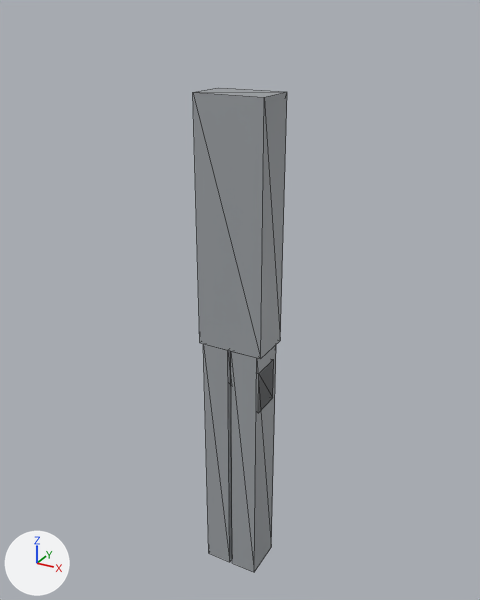
Renders of the glTF model frontend/public/3d/connector-sfp-lc.glb from each side of a commit.
Before and after are seen from a 50 mm camera at (0.0567, -0.1032, 0.0506) aimed at (-0.0013, 0.0023, -0.0022). Arrows for +X, +Y and +Z are at lower left; the lights stay in place. The picture after the commit comes second. Mesh edges are drawn as thin lines. Vertices at exactly the same position are counted once.

Names of what the first picture shows: 'sfp-lc-termination'.
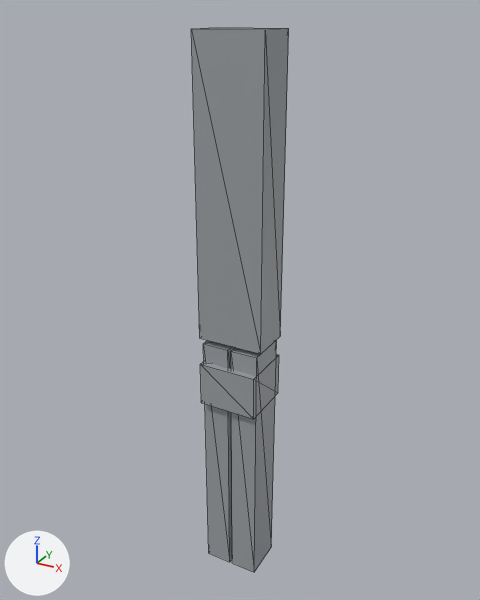
What differs and where, as boxes (x1, y1, x2, y2) in the pictures (480 x 600 px; the box of a moved part takes in the faces that stretch with it):
'sfp-lc-termination', reshaped (13% taller): before (193, 88, 287, 572); after (191, 27, 289, 572)
part 1 of me_cube, moved or reshaped: before (193, 88, 287, 359); after (191, 27, 289, 354)
part 2 of me_cube, moved or reshaped: before (258, 360, 274, 413); after (200, 354, 279, 419)

The change, as a list of edits to the scene's bpy script:
```text
Change me_cube:
    used by ob_sfp_lc_termination; location = (0.0, 0.0, 0.0)
    remove me_cube.from_pydata(...)  # 32 vertices, 48 faces; spans x -0.0068..0.0068, y -0.0043..0.0043, z -0.064..0.0375
    add me_cube.from_pydata(...)  # 32 vertices, 48 faces; spans x -0.0068..0.0068, y -0.0055..0.0055, z -0.064..0.0475
    me_cube part 1: the loose piece of 8 vertices spanning x -0.0068..0.0068, y -0.0043..0.0043, z -0.01..0.0375 is scaled about its middle by (1, 1, 1.19), then moved by (0.0, 0.0, 0.0055)
    me_cube part 2: the loose piece of 8 vertices spanning x -0.0059..0.0059, y -0.0033..0.0033, z -0.023..-0.014 is scaled about its middle by (1.01, 1.69, 1)
```
